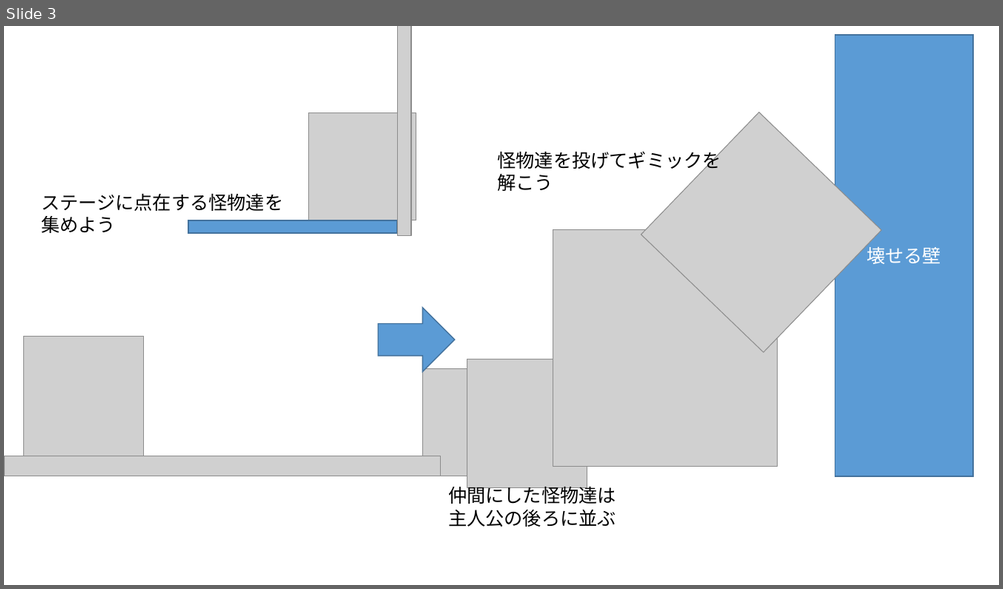
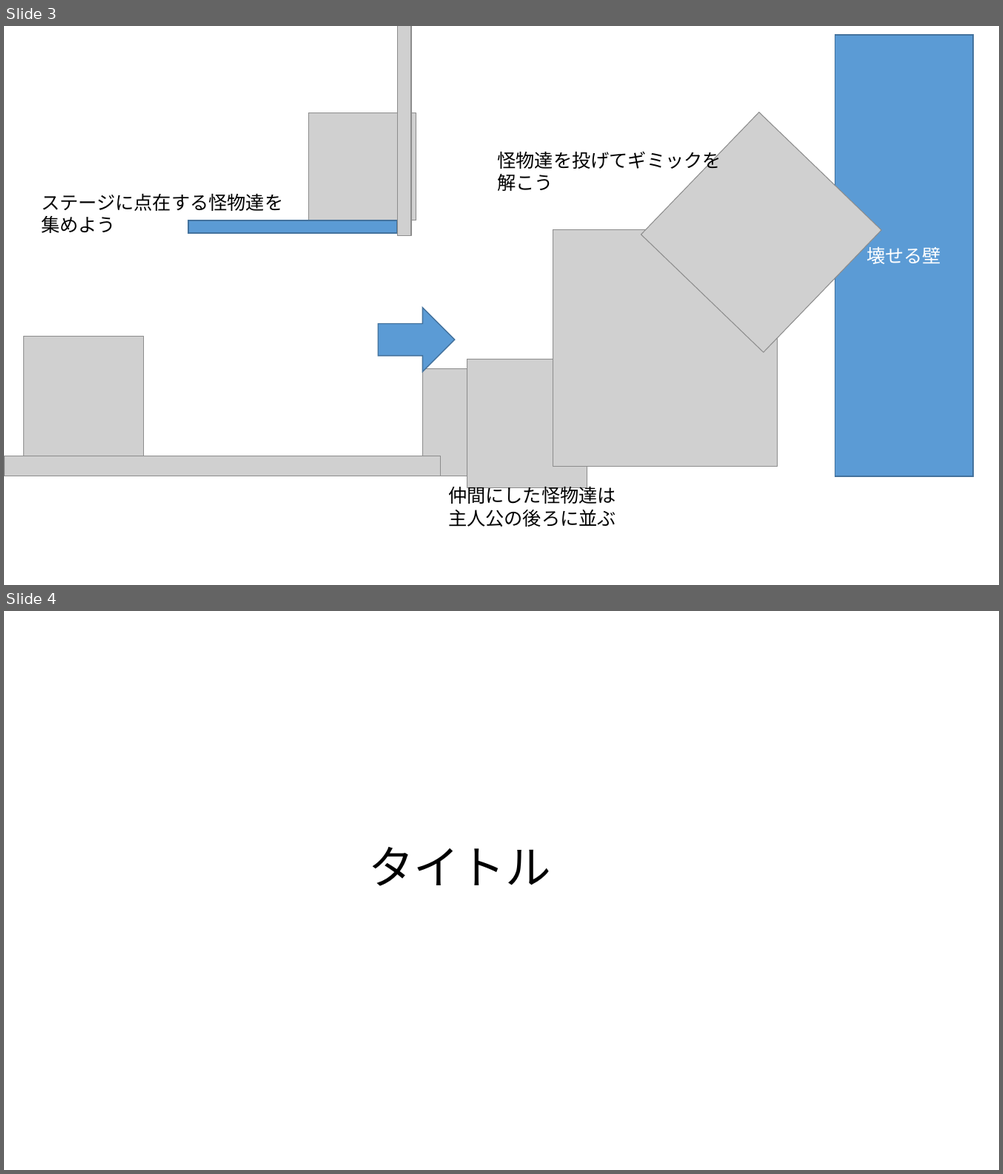
Before and after one commit to kyosuke6722/Creature-s-Parade, a slide deck: Creature’s Parade.pptx. Shown one above the other, each under a label of ours: slide 3 before the commit, slides 3 and 4 after it. The pictures are 1003x589 and 1003x1174 pixels, drawn with LibreOffice and Linux fonts; fonts in the diff are those of the drawing; grey boxes stand for pictures. Boxes give left, top, right and bottom in pixels: in the first picture for what was removed or moved away, otherwise in the second. Text is boxed around its words. In the diff, an @@ line names an element or a change of style, - is before the commit and + after.

```diff
--- a/Creature’s Parade.pptx
+++ b/Creature’s Parade.pptx
@@ slide 4 added at (4, 611, 999, 1170), background #FFFFFF @@
@@ text added at (368, 847, 550, 886), 44 pt, text #000000 @@
+タイトル
```
Also in this commit, not shown: 4 other slides added, 15 other files.
